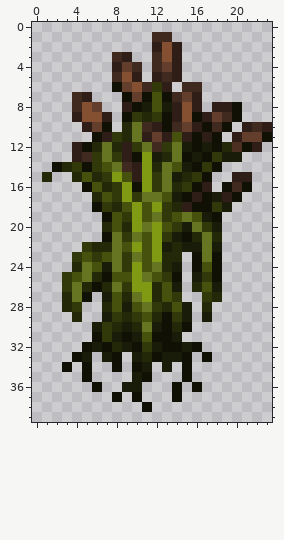
A pixel-art sprite gets an edit: content/Entities/Nature/Reed/reed.png. The picture above is the old version.
The file is 24x40 pixels. Colours within 5 levels of each other are drawn and written as one.
And afterwards:
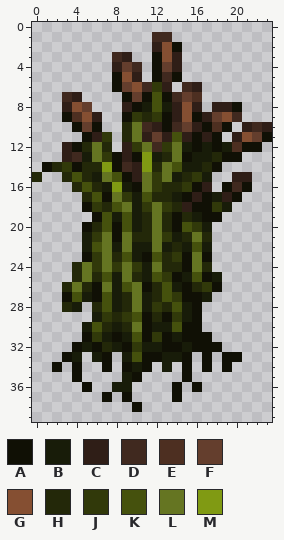
Palette (. is transparent): A #101005  B #181c09  C #2f1e17  D #40291f  E #4d2f21  F #643e2d  G #854f32  H #232809  J #31390a  K #45510d  L #657522  M #809a13
Difference:
Changed rows in their new state; - is an unchanged pixel.
first column x 0:
 2 --------------A--------
 3 ------------A----------
 4 ------------A----------
 5 --------A---A-A--------
 6 ----------------C------
 7 ---DC.----------E------
 8 ---CGF.----------------
 9 ---AE-C.-----------GD--
10 ----AFA.----------E----
11 -----ACJ.------------G-
12 ---CAHLH.----------B--A
13 ---CDBLJA--------BHAA--
14 -AHJAHHMA-------BH-----
15 H.-HKHBLKA-L-----B-----
16 ----HKHBMB-L-H---------
17 -----HKALJBKHH---------
18 -----AJHKLBJL----------
19 ------AKBKBH-HAHBA-----
20 -----AHKAKBHLHAKJB.----
21 -----BJLALHHL--HLH.----
22 -----BKLBLBBL---KB.----
23 ----.A-LHKBAK-JALA.----
24 ------JLJLJB--HALH.----
25 ---.H--KBLHB---BKAB----
26 ---H---LBKLA---A-JA----
27 ---AKBAKB--B---AAB.----
28 ----B-HKBHLB----A.-----
29 ----.-BJHJKA----A.-----
30 -----BKHBHLA-BK-A------
31 -----AJBABKAJ--AAA-----
32 ----ABAHBAJB-----AA----
33 ---AB.BA.BKA-------AA--
34 --A.A.-A.ABA-----A-A---
35 ----A.---BA.-----------
36 -----A.-B-.------------
37 -------A.A.------------
38 ----------A.-----------
Pixel boxes of the changes (left, top, right, bottom) in both pictures:
changed: (32, 42, 262, 412)
